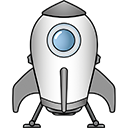
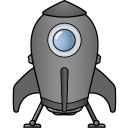
Revision of a layered w=128, h=128 image; what changed, layer by layer:
added layer "Capa 1 copia" (25%) above "Objeto inteligente vectorial1" over [31, 15, 97, 104]
renamed "ColoresShaders3" to "Objeto inteligente vectorial1", painted on it over [12, 0, 117, 128]
